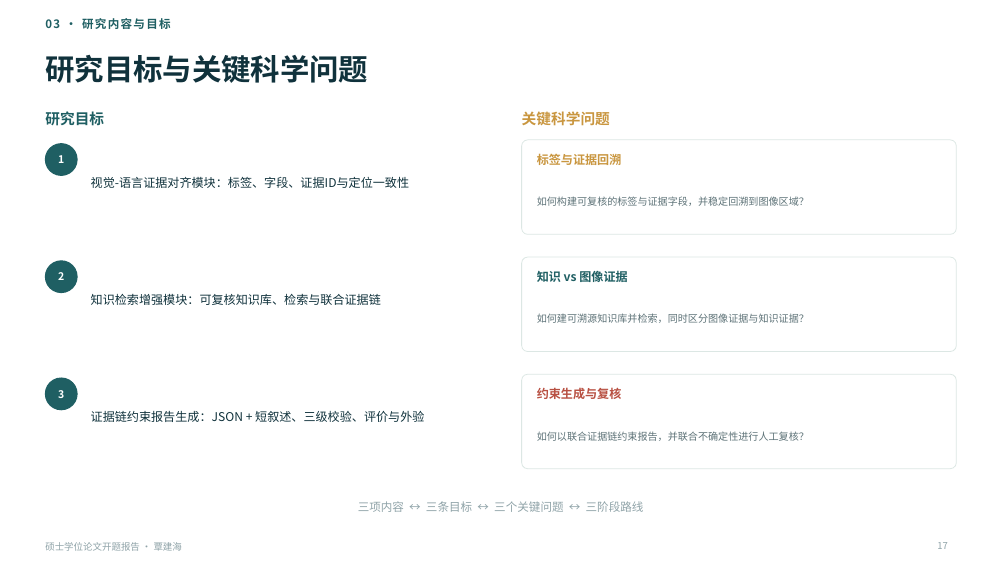
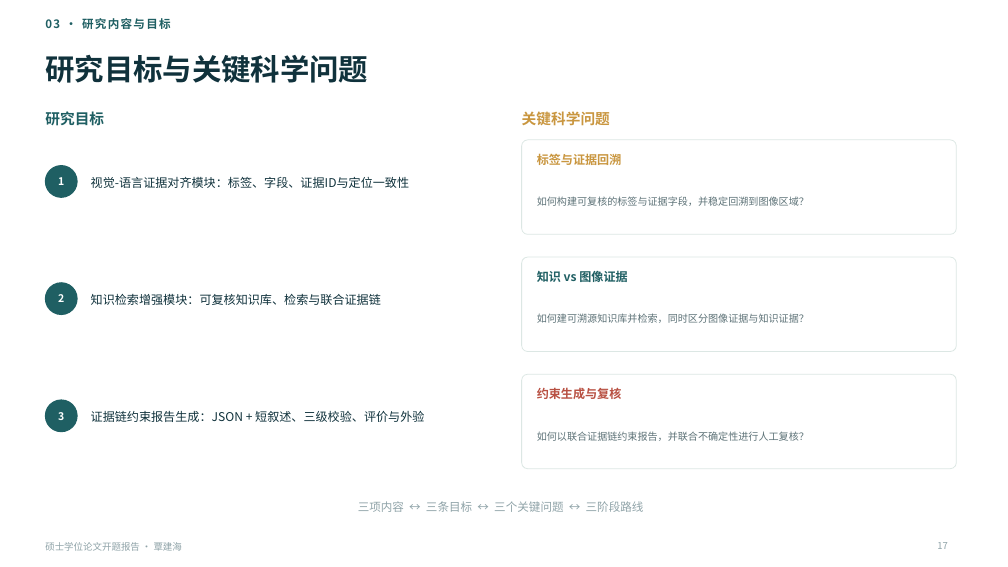
Before and after one commit to XiaoHG/medical-report-generation, a slide deck: slide 17 of ThesisProposal/draft/开题报告-cc-v3/ppt/开题报告-答辩汇报.pptx. Drawn at 1008x567 pixels with LibreOffice and Linux fonts; fonts in the diff are those of the drawing. Boxes give left, top, right and bottom in pixels: in the first picture for what was removed or moved away, otherwise in the second. Text is boxed around its words. In the diff, an @@ line names an element or a change of style, - is before the commit and + after.

```diff
--- a/ThesisProposal/draft/开题报告-cc-v3/ppt/开题报告-答辩汇报.pptx
+++ b/ThesisProposal/draft/开题报告-cc-v3/ppt/开题报告-答辩汇报.pptx
@@ 3 texts, 3 ellipses: place and size @@
-3 texts, 3 ellipses at (45, 144, 77, 410)
+3 texts, 3 ellipses at (45, 166, 77, 432)
```
Also in this commit, not shown: 3 other slides changed, 2 other files.
